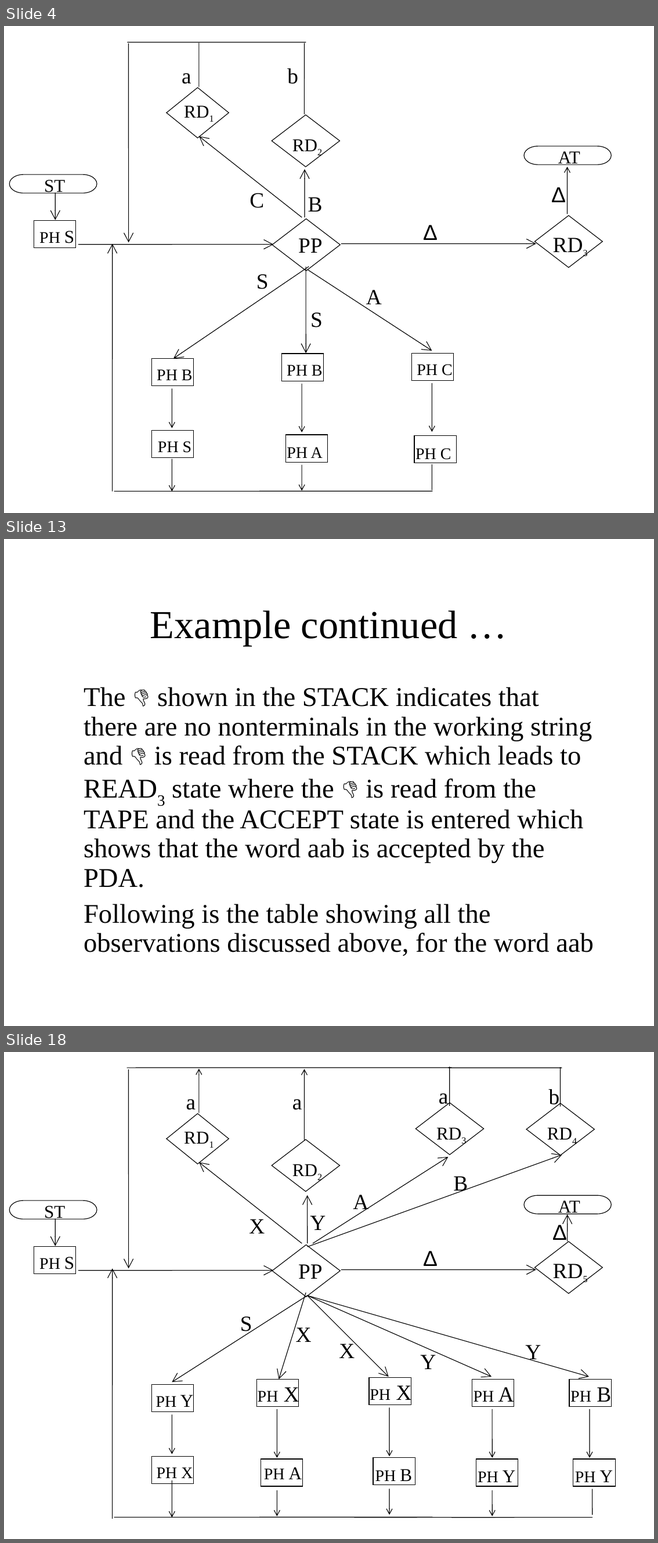
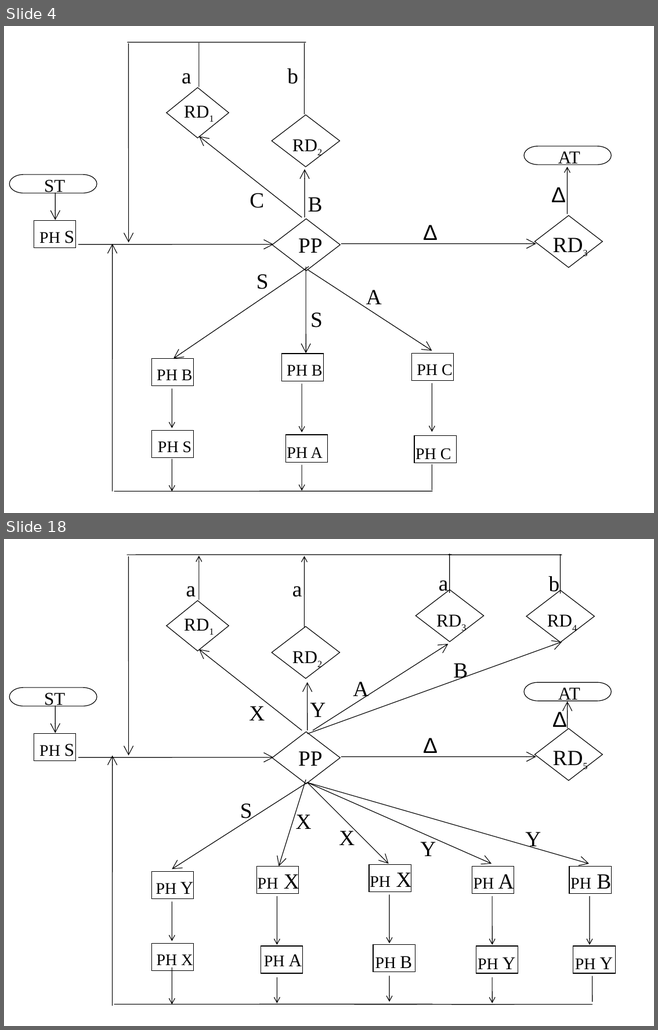
Before and after one commit to bamboat3/toa, a slide deck: Lesson 39.ppt. Shown one above the other, each under a label of ours: slides 4, 13 and 18 before the commit, slides 4 and 18 after it; the slides between them are not shown. The pictures are 658x1543 and 658x1030 pixels, drawn with LibreOffice and Linux fonts; fonts in the diff are those of the drawing. Boxes give left, top, right and bottom in pixels: in the first picture for what was removed or moved away, otherwise in the second. Text is boxed around its words. In the diff, an @@ line names an element or a change of style, - is before the commit and + after.

```diff
--- a/Lesson 39.ppt
+++ b/Lesson 39.ppt
@@ slide 13 removed at (4,539,654,1026), background #FFFFFF @@
@@ title removed at (150,610,458,646) @@
-Example continued …
@@ text removed at (83,687,593,956) @@
-The 👎 shown in the STACK indicates that there are no nonterminals in the working string and 👎 is read from the STACK which leads to READ3 state where the 👎 is read from the TAPE and the ACCEPT state is entered which shows that the word aab is accepted by the PDA.
-Following is the table showing all the observations discussed above, for the word aab
```
Also in this commit, not shown: 7 slides changed, 7 slides added, 6 other slides removed, 3 other files.
